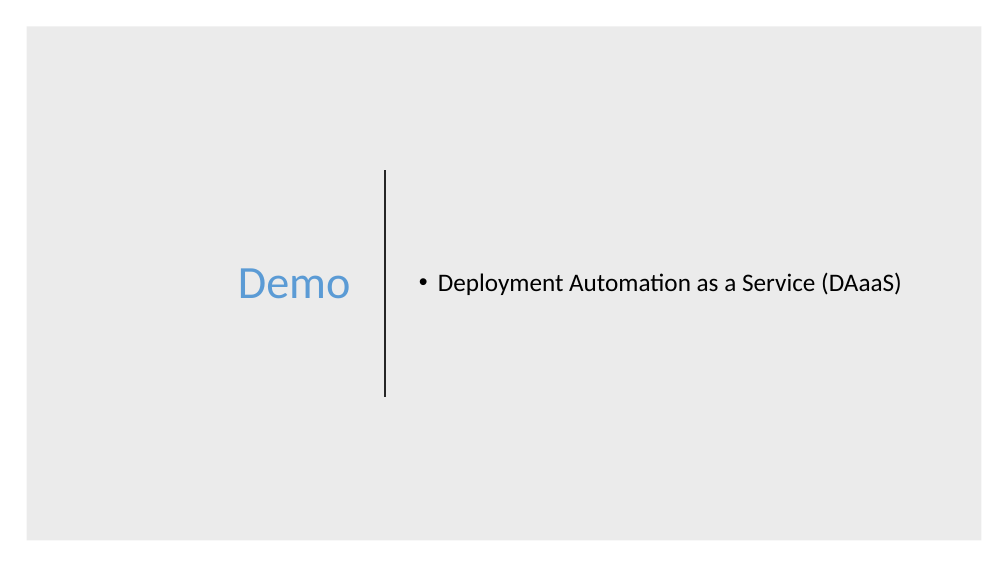
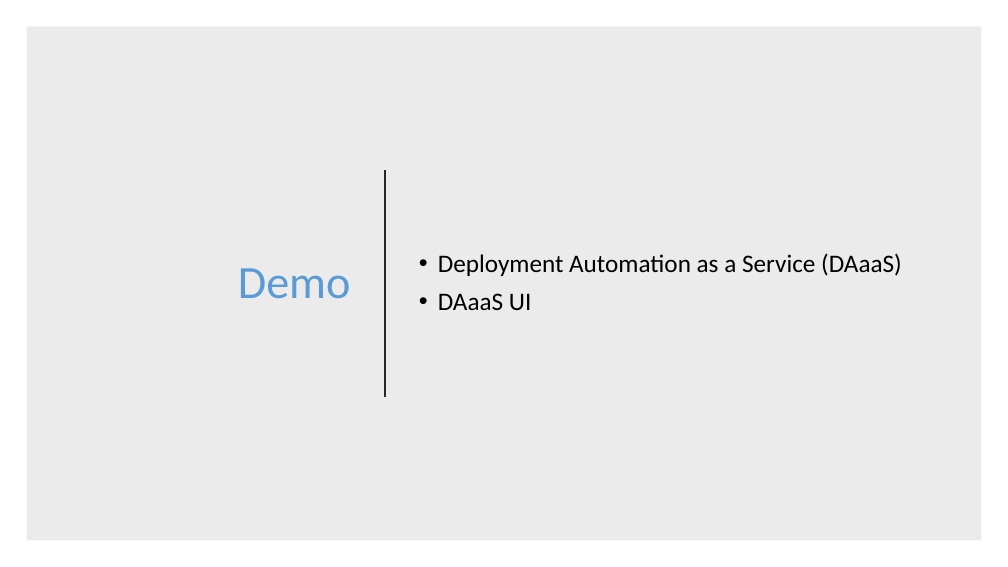
Before and after one commit to rchaganti/Presentations, a slide deck: slide 14 of psconfAsia2018/BYOA/PSConf_Asia-BYOA.pptx (slide 10 before the commit). Drawn at 1008x567 pixels with LibreOffice and Linux fonts; fonts in the diff are those of the drawing. Boxes give left, top, right and bottom in pixels: in the first picture for what was removed or moved away, otherwise in the second. Text is boxed around its words. In the diff, an @@ line names an element or a change of style, - is before the commit and + after.

```diff
--- a/psconfAsia2018/BYOA/PSConf_Asia-BYOA.pptx
+++ b/psconfAsia2018/BYOA/PSConf_Asia-BYOA.pptx
@@ text at (438, 293, 532, 310): paragraph added @@
+• DAaaS UI
```
Also in this commit, not shown: 1 other slide changed, 5 slides added, 1 slide removed, 22 other files.
